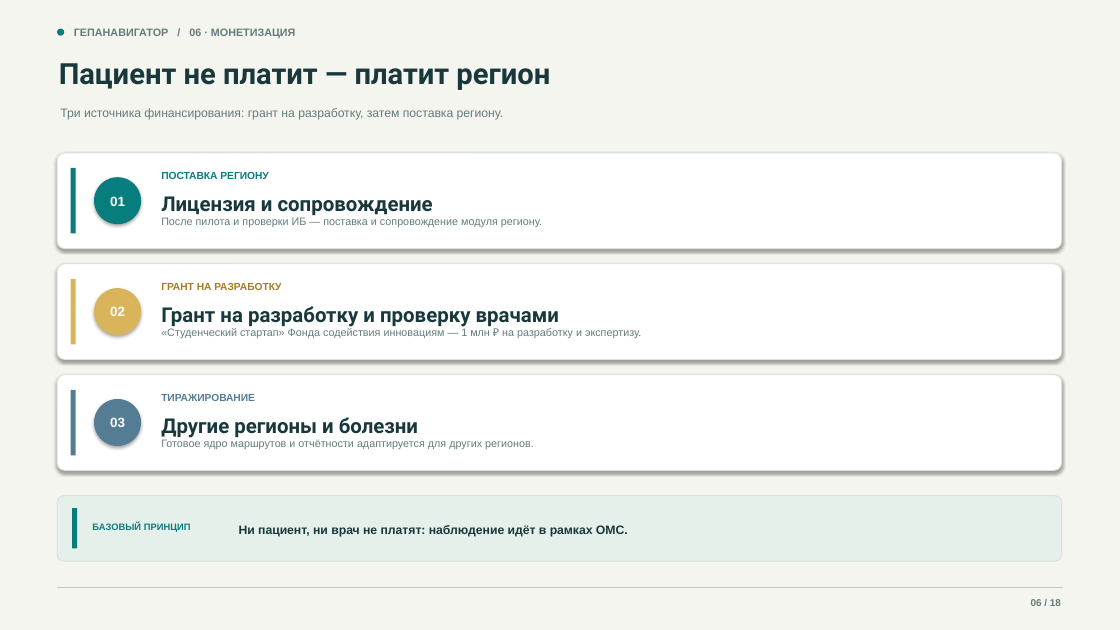
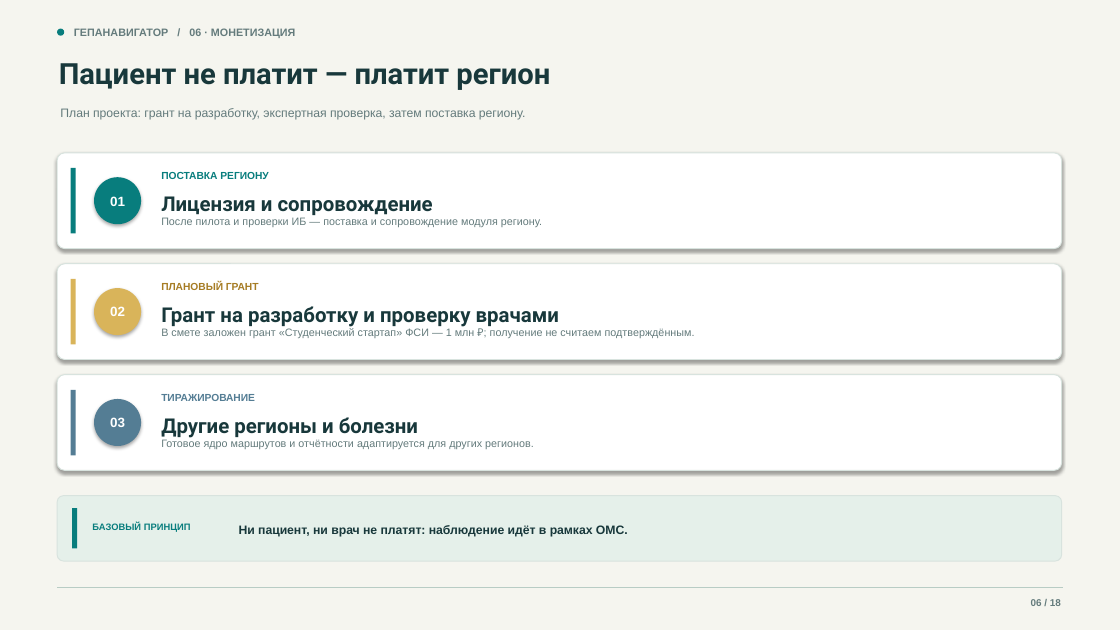
Before and after one commit to devenportg/GepaNavigator, a slide deck: slide 6 of deliverables/GepaNavigator_release.pptx. Drawn at 1120x630 pixels with LibreOffice and Linux fonts; fonts in the diff are those of the drawing. Boxes give left, top, right and bottom in pixels: in the first picture for what was removed or moved away, otherwise in the second. Text is boxed around its words. In the diff, an @@ line names an element or a change of style, - is before the commit and + after.

```diff
--- a/deliverables/GepaNavigator_release.pptx
+++ b/deliverables/GepaNavigator_release.pptx
@@ text at <box>60,108,525,120</box>: text changed @@
-Три источника финансирования: грант на разработку, затем поставка региону.
+План проекта: грант на разработку, экспертная проверка, затем поставка региону.
@@ text at <box>161,282,259,290</box>: text changed @@
-ГРАНТ НА РАЗРАБОТКУ
+ПЛАНОВЫЙ ГРАНТ
@@ text at <box>161,328,695,338</box>: text changed @@
-«Студенческий стартап» Фонда содействия инновациям — 1 млн ₽ на разработку и экспертизу.
+В смете заложен грант «Студенческий стартап» ФСИ — 1 млн ₽; получение не считаем подтверждённым.
```
Also in this commit, not shown: 10 other slides changed, 9 other files.
